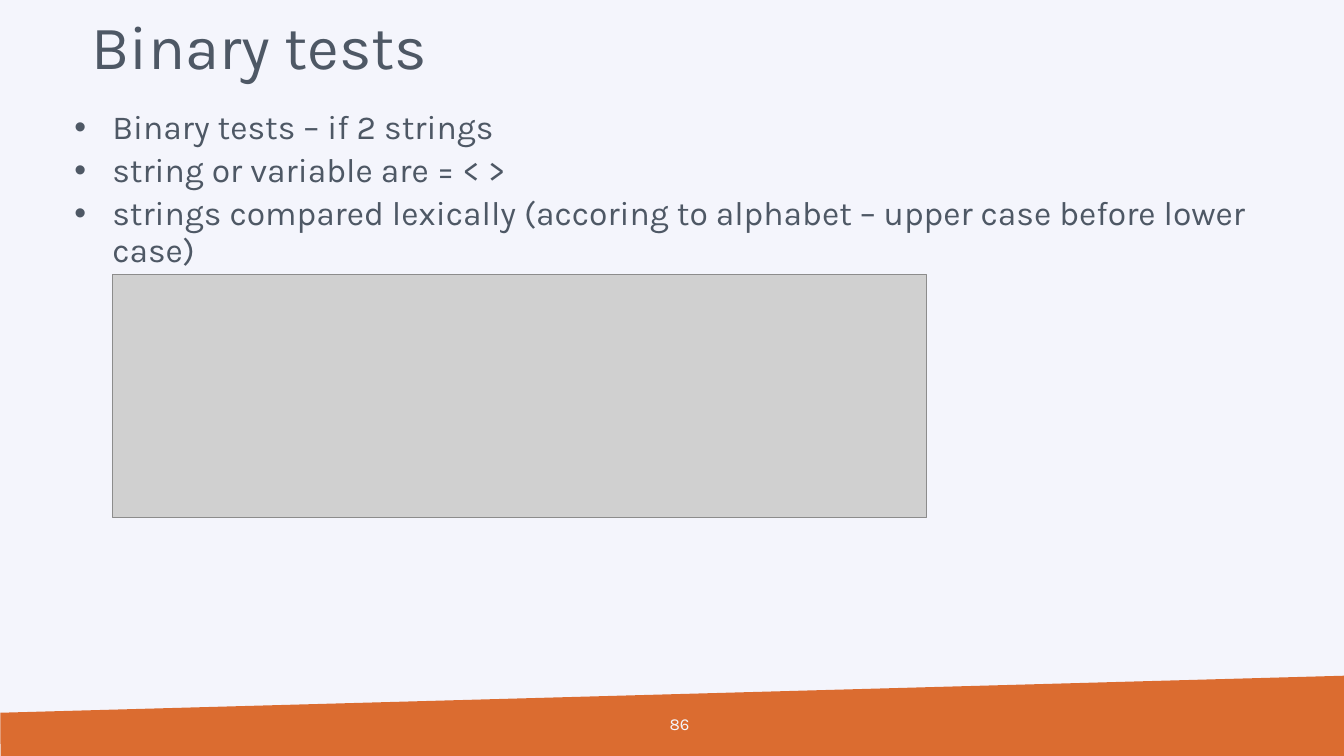
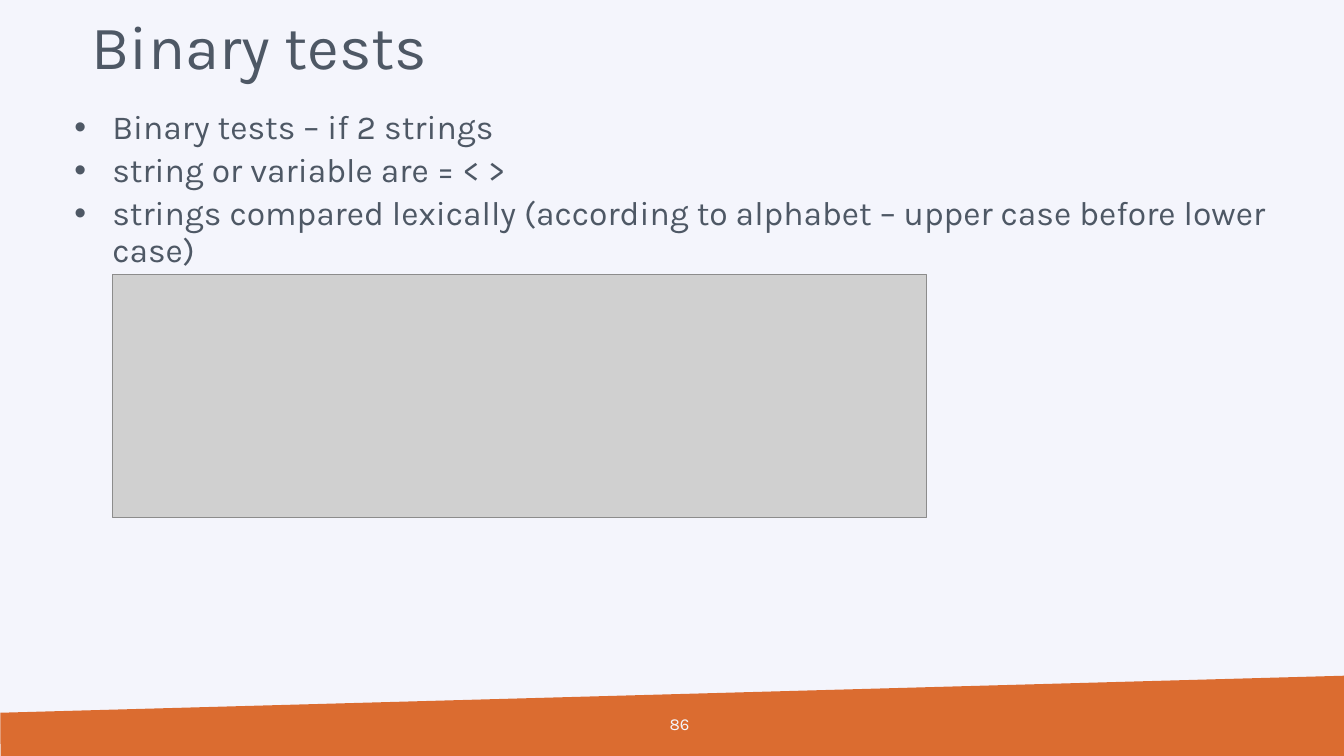
Before and after one commit to hpcleuven/CMake-intro, a slide deck: slide 86 of CMake-introduction.pptx. Drawn at 1344x756 pixels with LibreOffice and Linux fonts; fonts in the diff are those of the drawing; grey boxes stand for pictures; background and template pictures are left out. Boxes give left, top, right and bottom in pixels: in the first picture for what was removed or moved away, otherwise in the second. Text is boxed around its words. In the diff, an @@ line names an element or a change of style, - is before the commit and + after.

```diff
--- a/CMake-introduction.pptx
+++ b/CMake-introduction.pptx
@@ text at [112, 201, 1265, 266]: text changed @@
-  • strings compared lexically (accoring to alphabet – upper case before lower case)
+  • strings compared lexically (according to alphabet – upper case before lower case)
```
Also in this commit, not shown: 37 other slides changed, 1 other file.
